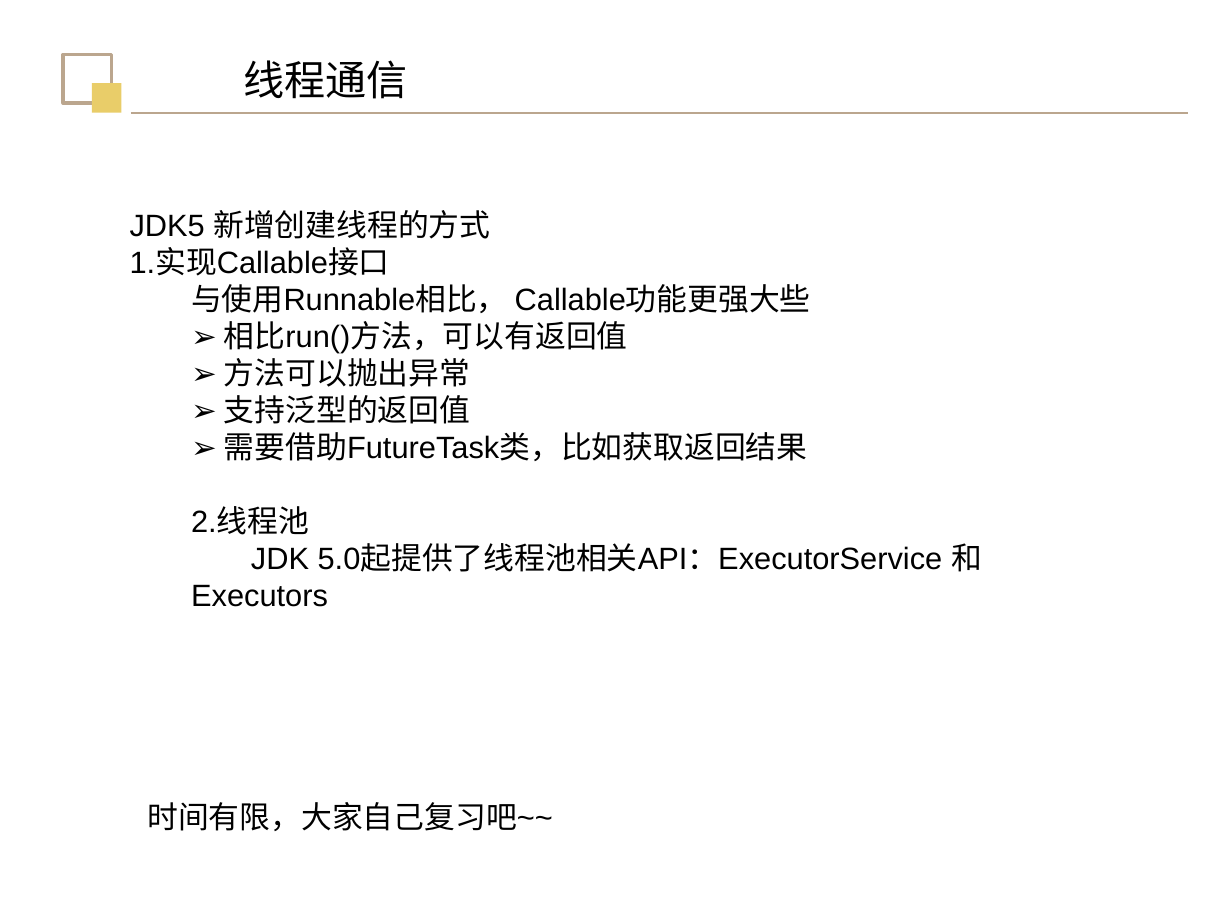
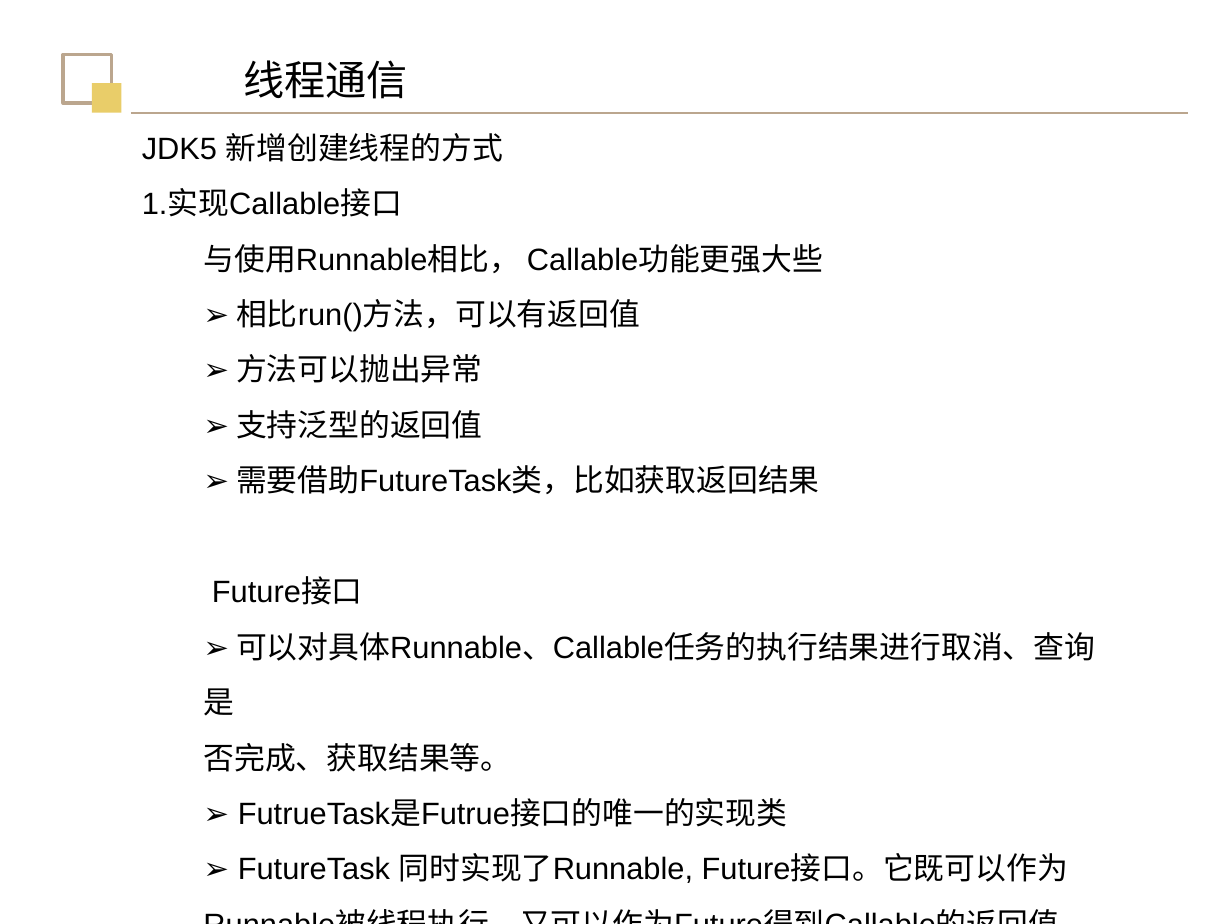
Before and after one commit to Yao-gh/MyNotes, a slide deck: slide 26 of JavaSE/多线程/多线程.pptx. Drawn at 1232x924 pixels with LibreOffice and Linux fonts; fonts in the diff are those of the drawing. Boxes give left, top, right and bottom in pixels: in the first picture for what was removed or moved away, otherwise in the second. Text is boxed around its words. In the diff, an @@ line names an element or a change of style, - is before the commit and + after.

```diff
--- a/JavaSE/多线程/多线程.pptx
+++ b/JavaSE/多线程/多线程.pptx
@@ text "JDK5 新增创建线程的方式" moved from (x1=130, y1=210, x2=982, y2=572) to (x1=142, y1=133, x2=1095, y2=883) @@
@@ text at (x1=142, y1=190, x2=823, y2=494): line spacing 1 to 1.5 @@
@@ text at (x1=203, y1=578, x2=1095, y2=883): text changed @@
-2.线程池
-JDK 5.0起提供了线程池相关API：ExecutorService 和 Executors
+Future接口
+➢ 可以对具体Runnable、Callable任务的执行结果进行取消、查询是
+否完成、获取结果等。
+➢ FutrueTask是Futrue接口的唯一的实现类
+➢ FutureTask 同时实现了Runnable, Future接口。它既可以作为
+Runnable被线程执行，又可以作为Future得到Callable的返回值
@@ text removed at (x1=147, y1=802, x2=553, y2=831) @@
-时间有限，大家自己复习吧~~
```
Also in this commit, not shown: 2 other slides changed, 2 slides added, 3 other files.
